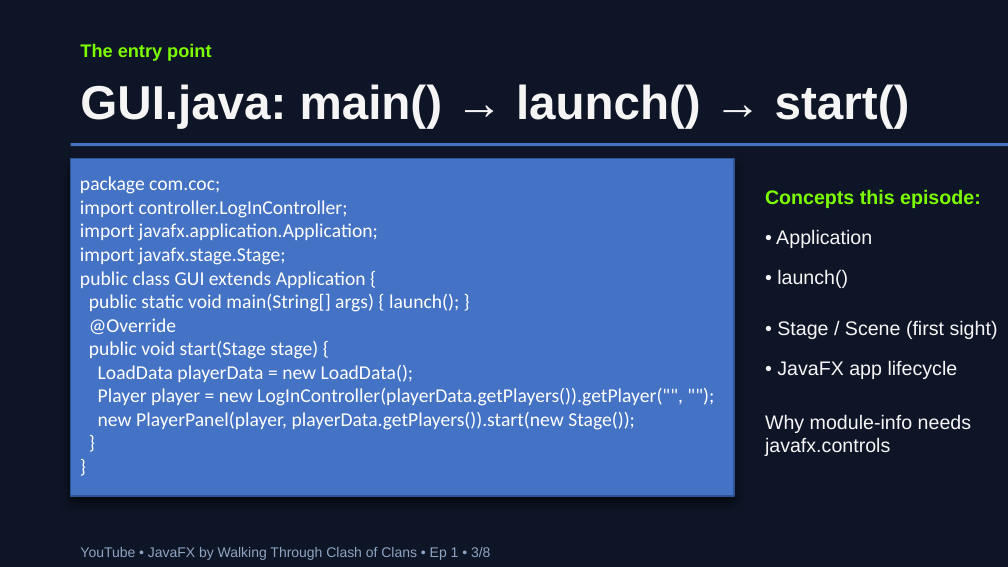
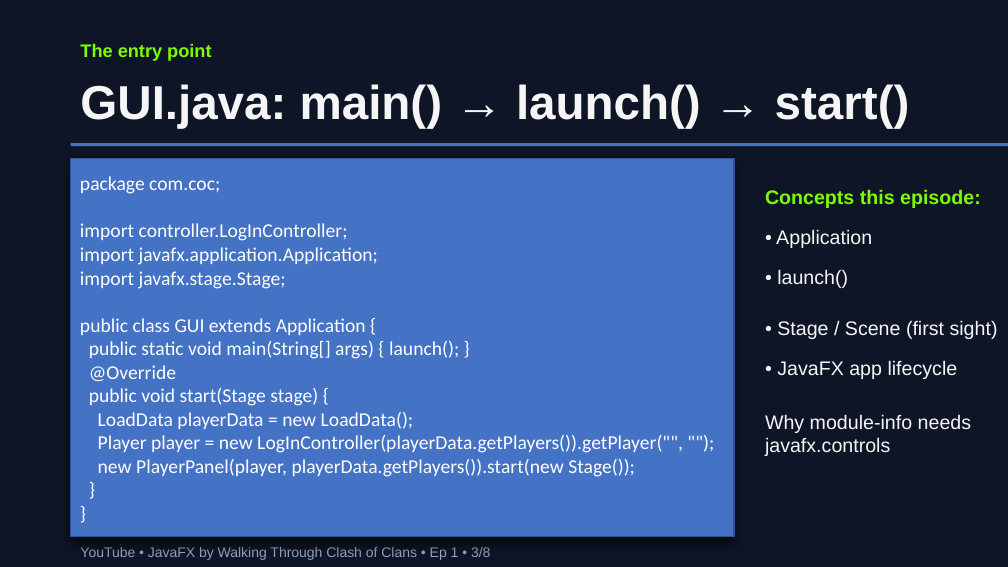
Before and after one commit to sPyOpenSource/applications, a slide deck: slide 3 of COC/docs/Ep1-This-App-Skips-Login-Screen.odp. Drawn at 1008x567 pixels with LibreOffice and Linux fonts; fonts in the diff are those of the drawing. Boxes give left, top, right and bottom in pixels: in the first picture for what was removed or moved away, otherwise in the second. Text is boxed around its words. In the diff, an @@ line names an element or a change of style, - is before the commit and + after.

```diff
--- a/COC/docs/Ep1-This-App-Skips-Login-Screen.odp
+++ b/COC/docs/Ep1-This-App-Skips-Login-Screen.odp
@@ text "package com.coc;" rewrapped from <box>80,176,683,430</box> to <box>80,176,683,477</box> @@
@@ rectangle: place and size @@
-rectangle at <box>71,158,734,496</box>
+rectangle at <box>71,158,734,536</box>
```
Also in this commit, not shown: 3 other slides changed, 2 slides added, 5 other files.
